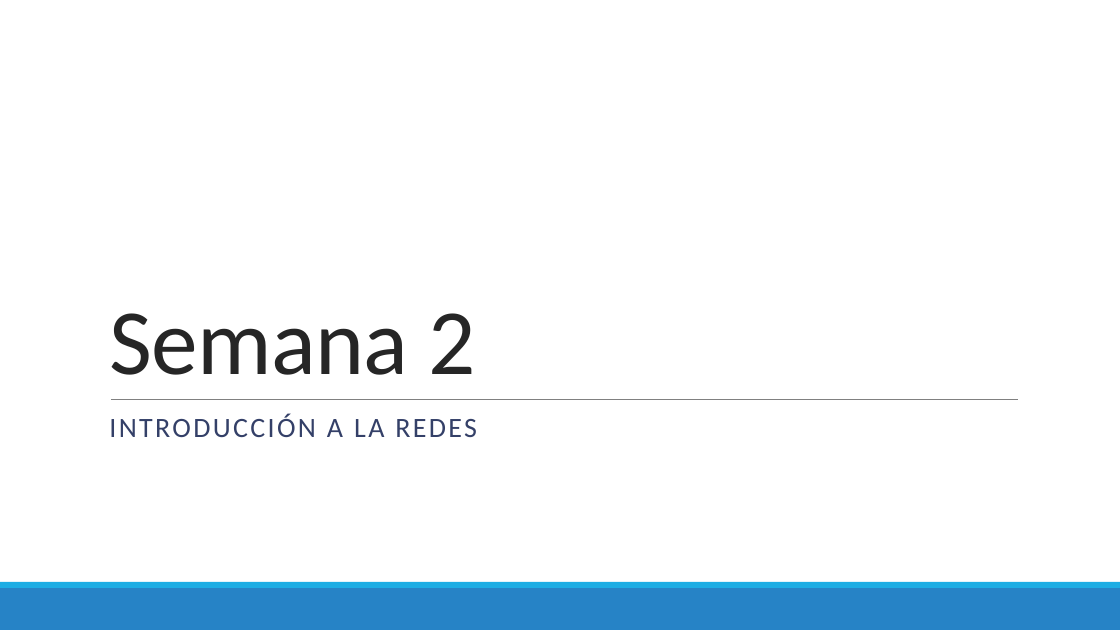
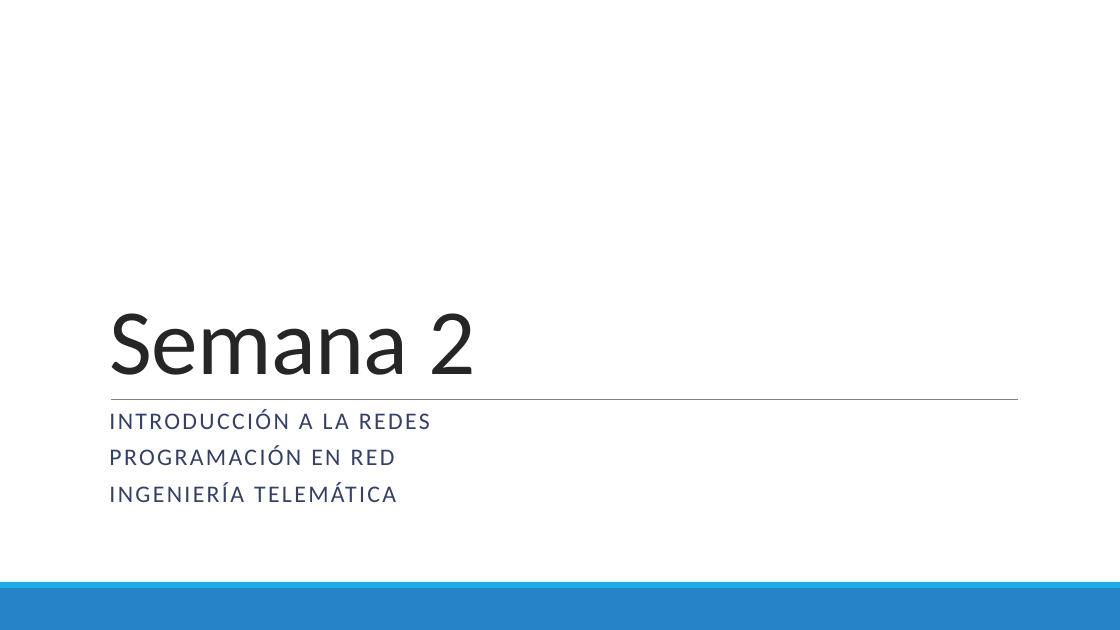
Before and after one commit to Domiciano/ProgramacionEnRed191, a slide deck: slide 1 of Semana 2/Presentación.pptx. Drawn at 1120x630 pixels with LibreOffice and Linux fonts; fonts in the diff are those of the drawing. Boxes give left, top, right and bottom in pixels: in the first picture for what was removed or moved away, otherwise in the second. Text is boxed around its words. In the diff, an @@ line names an element or a change of style, - is before the commit and + after.

Commit message:
Semana 2

```diff
--- a/Semana 2/Presentación.pptx
+++ b/Semana 2/Presentación.pptx
@@ subtitle at [109, 409, 430, 429]: size 24 to 20.4 pt in "INTRODUCCIÓN A LA REDES"; line spacing 0.9 to 0.7 @@
@@ subtitle at [109, 445, 395, 502]: paragraphs added @@
+PROGRAMACIÓN EN RED
+INGENIERÍA TELEMÁTICA
```
Also in this commit, not shown: 1 other file.
